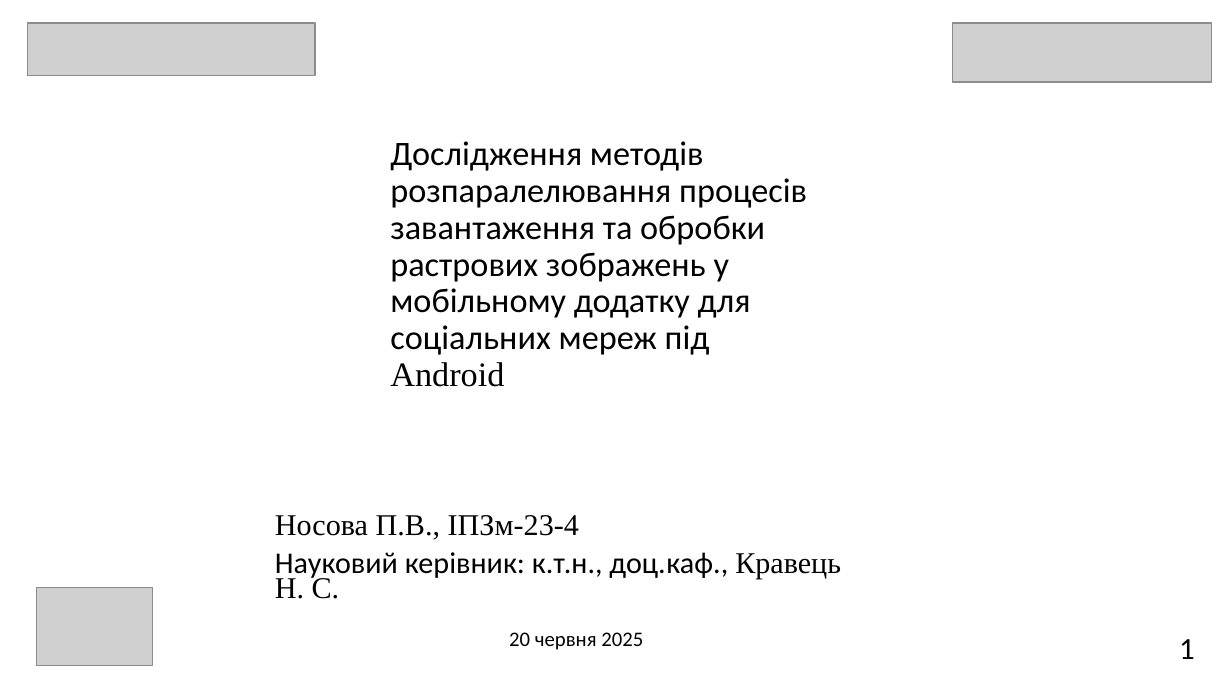
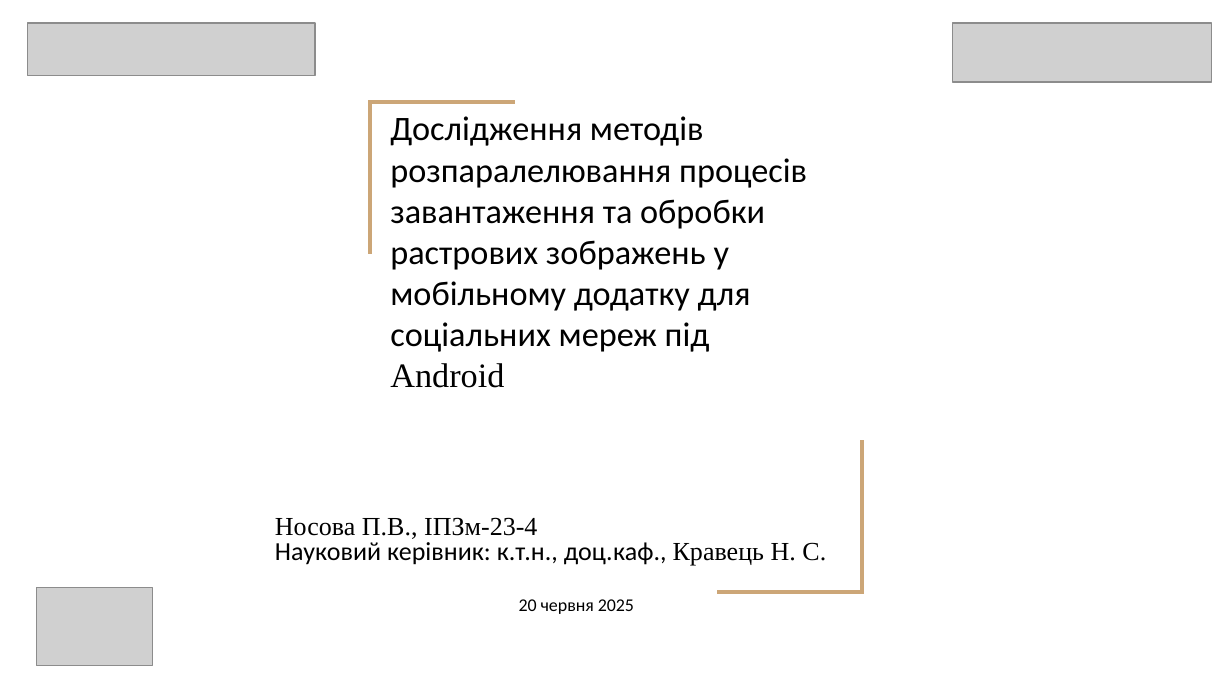
Before and after one commit to polina1836/android-image-processing-test, a slide deck: slide 1 of 2025_М_ПІ_ІПЗ- 23-4_Носова_П_В.pptx. Drawn at 1232x693 pixels with LibreOffice and Linux fonts; fonts in the diff are those of the drawing; grey boxes stand for pictures. Boxes give left, top, right and bottom in pixels: in the first picture for what was removed or moved away, otherwise in the second. Text is boxed around its words. In the diff, an @@ line names an element or a change of style, - is before the commit and + after.

```diff
--- a/2025_М_ПІ_ІПЗ- 23-4_Носова_П_В.pptx
+++ b/2025_М_ПІ_ІПЗ- 23-4_Носова_П_В.pptx
@@ freeform shape added at [370, 102, 515, 254], outline #CCA677 2.25 pt @@
@@ title "Дослідження методів розпаралелювання процесів завантаження ..." at [390, 116, 807, 388]: line spacing 0.9 to 1 @@
@@ freeform shape added at [717, 440, 862, 591], outline #CCA677 2.25 pt @@
@@ subtitle "Носова П.В., ІПЗм-23-4" at [275, 517, 826, 614]: size 17.6 to 15.2 pt in "Носова П.В., ІПЗм-23-4", "Науковий керівник: к.т.н., доц.каф., Кравець Н. С."; size 12.1 to 10.4 pt in "20 червня 2025"; line spacing 0.7 to 0.8; less space between paragraphs @@
@@ page number removed at [1179, 639, 1195, 659] @@
-1
```
Also in this commit, not shown: 7 other slides changed, 4 slides added, 12 slides removed, 1 other file.
